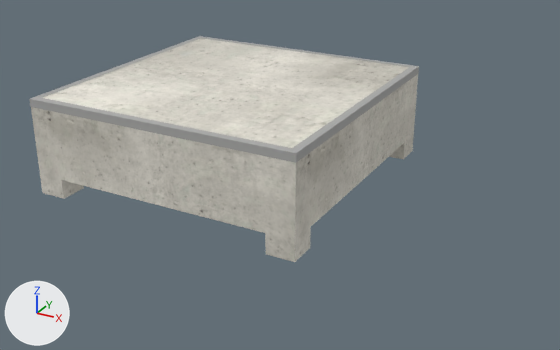
The glTF model public/katalog/modelle/table-45.gltf: old version first, new version second.
The view is the same before and after, from a 50 mm camera at (1.77, -2.83, 1.44) aimed at (0.24, -0.05, 0.05). The axes (+X, +Y, +Z) are drawn at lower left. The lights are the same throughout. The older version comes first.

The first picture shows 'SK0645_Table_-45.001'.
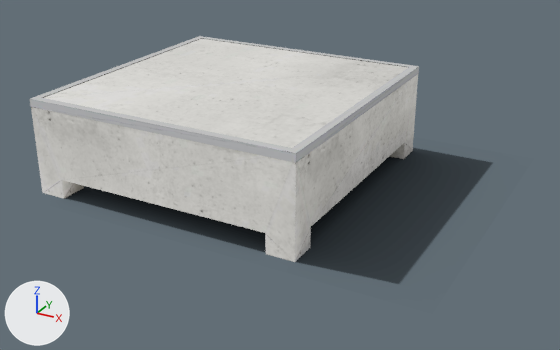
Changed parts and their boxes [x1, y1, x2, y2] in the pictures (560 x 350 px):
'SK0645_Table_-45.001', surface changed: [29, 36, 419, 262] in both
'Schatten', added: after [64, 148, 492, 284]

The change, as a list of edits to the scene's bpy script:
```text
Add img_table_45_licht:
    img_table_45_licht = load_image('table-45_licht', 'texturen/table-45_licht.jpg', 2048, 2048, 'sRGB')
Add img_table_45_schatten:
    img_table_45_schatten = load_image('table-45_schatten', 'texturen/table-45_schatten.png', 473, 395, 'sRGB')
Change mat_beton_web_102:
    remove # nodes: BsdfPrincipled, NormalMap, OutputMaterial, TexImage x2, UVMap x2
    remove # uses the picture img_table_45_farbe
    remove # uses the picture img_table_45_normal
    nodes: BsdfTransparent, Emission, LightPath, MixShader, OutputMaterial, TexImage, UVMap
    uses the picture img_table_45_licht
Change mat_kantenwinkel_web_054:
    remove # nodes: BsdfPrincipled, NormalMap, OutputMaterial, TexImage x2, UVMap x2
    remove # uses the picture img_table_45_farbe
    remove # uses the picture img_table_45_normal
    nodes: BsdfTransparent, Emission, LightPath, MixShader, OutputMaterial, TexImage, UVMap
    uses the picture img_table_45_licht
Add mat_schatten_084:
    mat_schatten_084 = bpy.data.materials.new('Schatten.084')
    # uses the picture img_table_45_schatten
Add me_schatten:
    me_schatten.from_pydata(...)  # 4 vertices, 2 faces; spans x -0.64..1.18, y -0.71..0.81, z 0.0
    me_schatten.materials.append(mat_schatten_084)
Add ob_schatten:
    ob_schatten = bpy.data.objects.new('Schatten', me_schatten)
    ob_schatten.location = (0.0, 0.0, 0.0)
```
